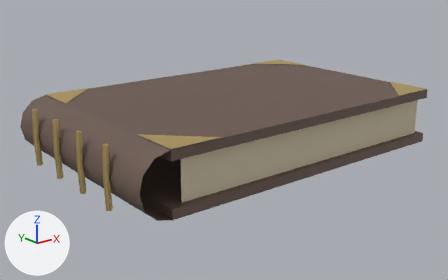
Before and after pictures for a commit that changed the FBX model Assets/HollowCurrent/Resources/Castle/BookClosedSmall.fbx.
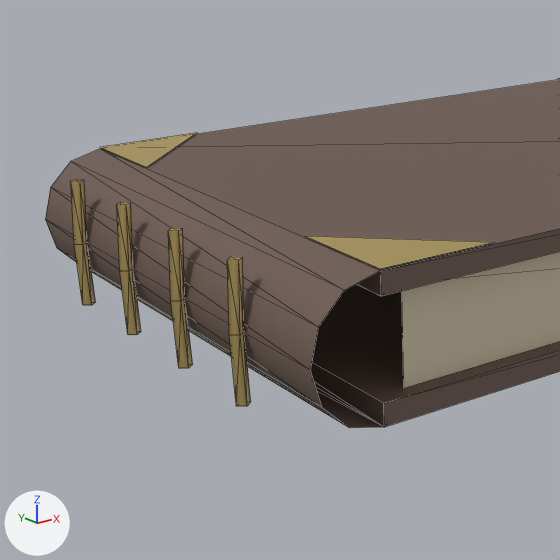
Old and new are each drawn whole from a camera (50 mm lens) standing at (-0.1797, -0.2129, 0.0893) and looking at (-0.0102, -0.0011, 0.0045) and again close up on the part from 0% to 56% of the width and 10% to 100% of the height. The lights are fixed; the arrows at lower left show +X, +Y and +Z. The first two pictures are the older version. The close-ups show mesh edges as thin lines. Where no turn or scale is listed for an object, it has been applied to the vertices. Vertices at exactly the same position are counted once.

Objects in the first close-up: 'BookClosedSmall'.
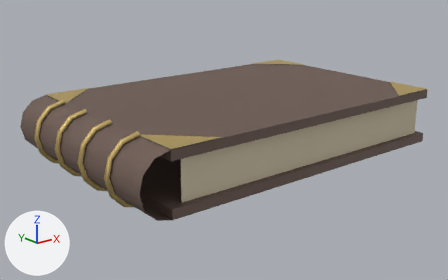
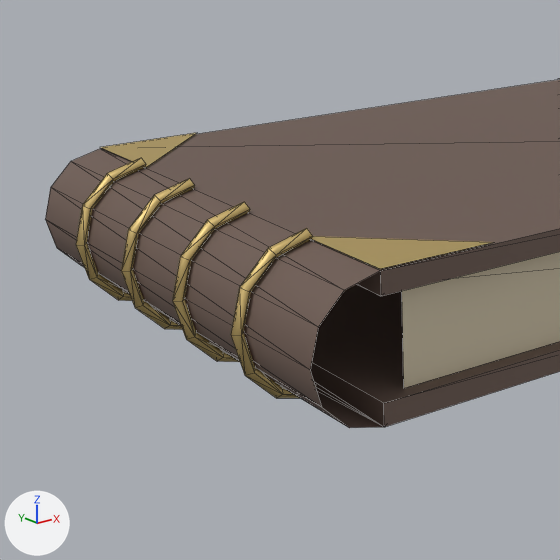
Edits to the bpy script that builds the scene:
```text
Change me_bookclosedsmall:
    used by ob_bookclosedsmall; location = (0.0, 0.0, 0.0)
    remove me_bookclosedsmall.from_pydata(...)  # 94 vertices, 118 faces; spans x -0.087..0.072, y -0.05..0.05, z 0.0..0.025
    add me_bookclosedsmall.from_pydata(...)  # 158 vertices, 246 faces; spans x -0.087..0.072, y -0.05..0.05, z -0.002..0.027
    me_bookclosedsmall part 1
    29 vertices are removed from x -0.086..-0.084, y -0.031..0.031, z 0.0..0.025
    70 faces are deleted
    3 vertices move from x -0.085, y -0.011..0.031, z 0.025 to x -0.084..-0.083, y -0.01..0.03, z 0.006..0.019
    40 vertices are added at x -0.085..-0.072, y -0.03..0.03, z -0.002..0.027
    11 new vertices lie (0.001, 0.0, -0.007) away from vertices in x -0.086..-0.084, y -0.031..0.031, z 0.013
    10 new vertices lie (0.001, 0.0, 0.006) away from vertices in x -0.086..-0.084, y -0.031..0.031, z 0.013
    8 new vertices lie (0.005, 0.0, 0.005) away from vertices in x -0.084, y -0.032..0.032, z 0.019
    8 new vertices lie (0.007, 0.0, 0.002) away from vertices in x -0.079, y -0.032..0.032, z 0.024
    8 new vertices lie (0.005, 0.0, -0.005) away from vertices in x -0.085..-0.084, y -0.032..0.032, z 0.006..0.025
    8 new vertices lie (0.007, 0.0, -0.002) away from vertices in x -0.079, y -0.032..0.032, z 0.001
    198 new faces join them, mat_castle_giltworn (yellow #d4bc7c)
```

Changed parts and their boxes [x1, y1, x2, y2] in the close-ups (560 x 560 px):
part 1 of me_bookclosedsmall, reshaped: before [71, 180, 251, 406]; after [76, 158, 316, 398]
